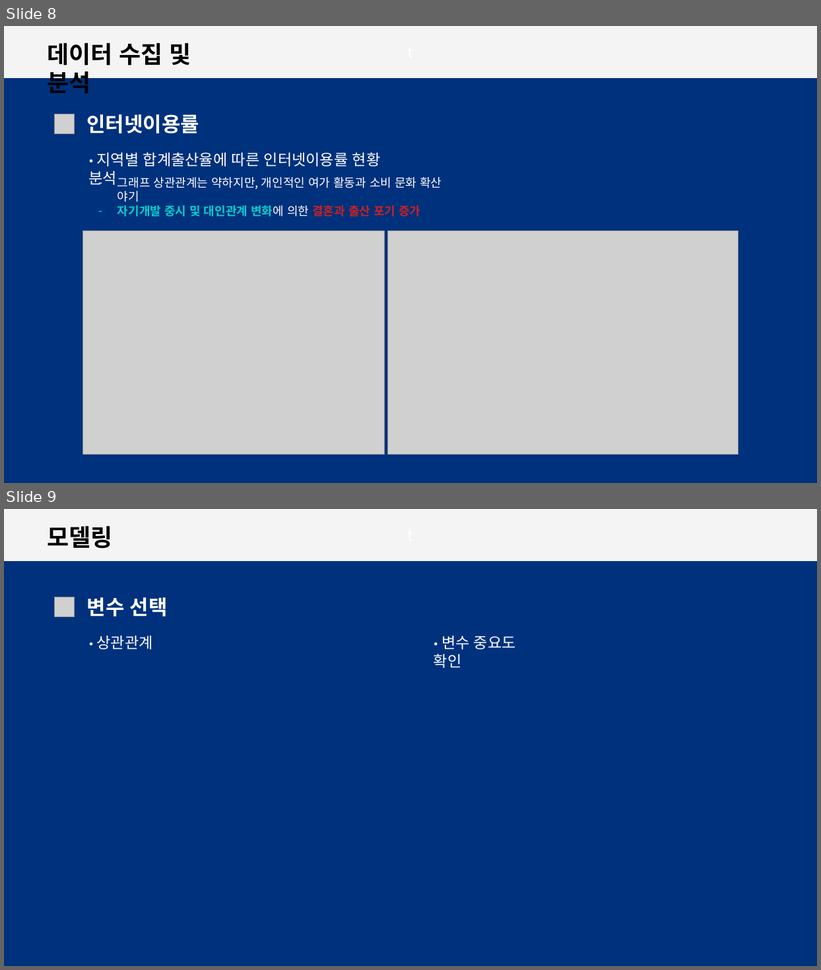
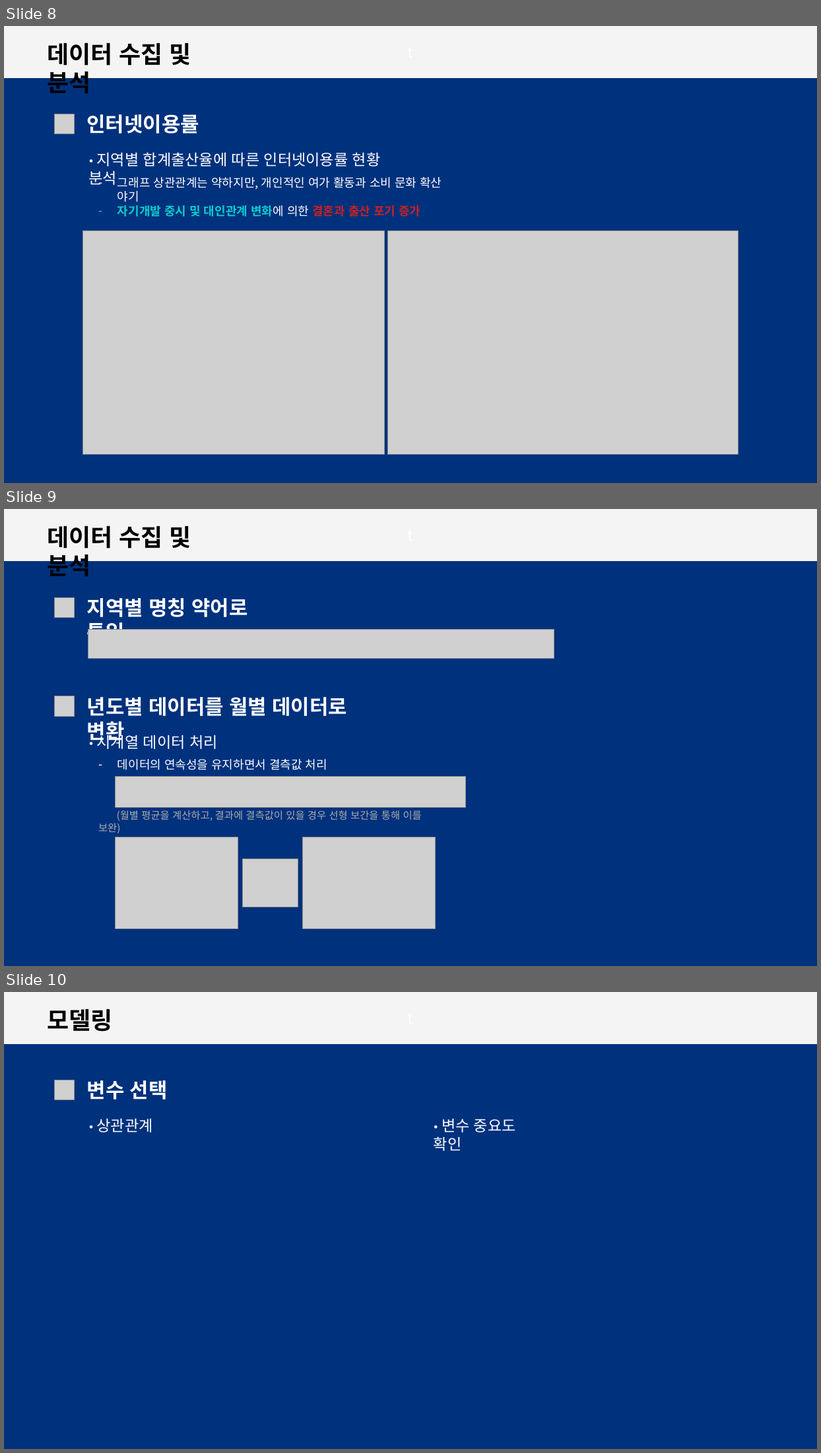
Before and after one commit to gun8217/conda, a slide deck: project/01. machine learning/자료/더 이상 미룰 수 없는 초저출산 극복.pptx. Shown one above the other, each under a label of ours: slides 8 and 9 before the commit, slides 8, 9 and 10 after it. The pictures are 821x970 and 821x1453 pixels, drawn with LibreOffice and Linux fonts; fonts in the diff are those of the drawing; grey boxes stand for pictures; background and template pictures are left out. Boxes give left, top, right and bottom in pixels: in the first picture for what was removed or moved away, otherwise in the second. Text is boxed around its words. In the diff, an @@ line names an element or a change of style, - is before the commit and + after.

```diff
--- a/project/01. machine learning/자료/더 이상 미룰 수 없는 초저출산 극복.pptx
+++ b/project/01. machine learning/자료/더 이상 미룰 수 없는 초저출산 극복.pptx
@@ slide 9 added at <box>4,509,817,966</box>, background #00317D; not listed: 1 template element that a slide beside it also shows @@
@@ text added at <box>48,526,191,576</box>, 28 pt, text #000000, bold @@
+데이터 수집 및 분석
@@ picture added at <box>55,597,74,618</box> @@
@@ text added at <box>87,598,248,646</box>, 24 pt, text #FFFFFF, bold @@
+지역별 명칭 약어로 통일
@@ picture added at <box>88,630,554,659</box> @@
@@ picture added at <box>55,696,74,716</box> @@
@@ text added at <box>87,697,347,744</box>, 24 pt, text #FFFFFF, bold @@
+년도별 데이터를 월별 데이터로 변환
@@ text added at <box>97,733,218,749</box>, 18 pt, text #FFFFFF @@
+· 시계열 데이터 처리
@@ text added at <box>98,759,422,834</box>, 12 pt, text #AFABAB @@
+– 데이터의 연속성을 유지하면서 결측값 처리
+(월별 평균을 계산하고, 결과에 결측값이 있을 경우 선형 보간을 통해 이를 보완)
@@ picture added at <box>115,777,466,808</box> @@
@@ picture added at <box>115,837,238,929</box> @@
@@ picture added at <box>302,837,435,929</box> @@
@@ picture added at <box>242,859,298,908</box> @@
@@ what was slide 9 is now slide 10 @@
```
Also in this commit, not shown: 1 slide changed, 3 other files.
